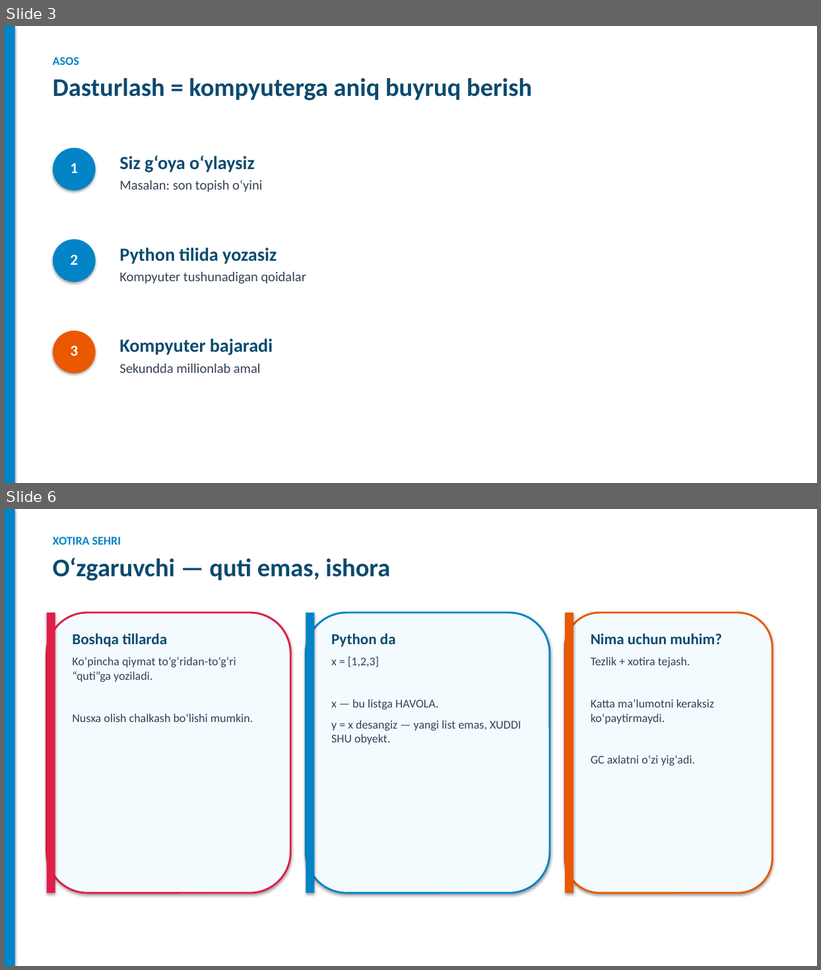
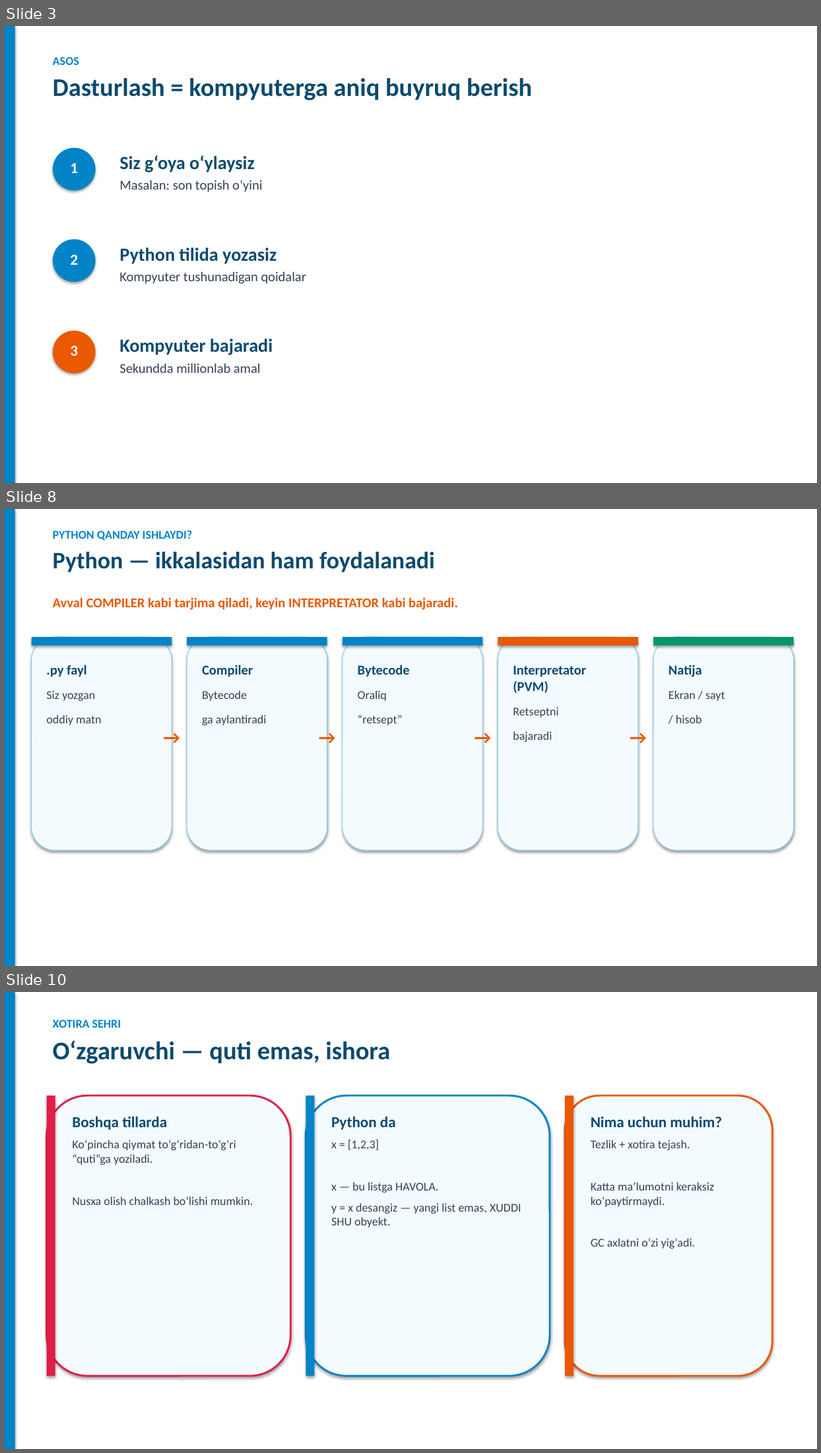
Before and after one commit to DilshodZokirov/bgalaxy-app, a slide deck: python-prezentatsiya/Python-Django-Yorqin.pptx. Shown one above the other, each under a label of ours: slides 3 and 6 before the commit, slides 3, 8 and 10 after it; the slides between them are not shown. The pictures are 821x970 and 821x1453 pixels, drawn with LibreOffice and Linux fonts; fonts in the diff are those of the drawing. Boxes give left, top, right and bottom in pixels: in the first picture for what was removed or moved away, otherwise in the second. Text is boxed around its words. In the diff, an @@ line names an element or a change of style, - is before the commit and + after.

```diff
--- a/python-prezentatsiya/Python-Django-Yorqin.pptx
+++ b/python-prezentatsiya/Python-Django-Yorqin.pptx
@@ slide 8 added at (4, 509, 817, 966), background #FFFFFF @@
@@ rectangle added at (4, 509, 15, 966), fill #0284C7 @@
@@ text added at (53, 530, 435, 572), 28 pt, text #0C4A6E, bold @@
+PYTHON QANDAY ISHLAYDI?
+Python — ikkalasidan ham foydalanadi
@@ text added at (53, 597, 458, 610), 16 pt, text #EA5800, bold @@
+Avval COMPILER kabi tarjima qiladi, keyin INTERPRETATOR kabi bajaradi.
@@ rounded rectangle added at (32, 637, 172, 851), fill #F4FBFF, outline #7DD3FC 0.75 pt @@
@@ rectangle added at (32, 637, 172, 646), fill #0284C7 @@
@@ rounded rectangle added at (187, 637, 327, 851), fill #F4FBFF, outline #7DD3FC 0.75 pt @@
@@ rectangle added at (187, 637, 327, 646), fill #0284C7 @@
@@ rounded rectangle added at (343, 637, 483, 851), fill #F4FBFF, outline #7DD3FC 0.75 pt @@
@@ rectangle added at (343, 637, 483, 646), fill #0284C7 @@
@@ rounded rectangle added at (498, 637, 638, 851), fill #F4FBFF, outline #7DD3FC 0.75 pt @@
@@ rectangle added at (498, 637, 638, 646), fill #EA5800 @@
@@ rounded rectangle added at (653, 637, 794, 851), fill #F4FBFF, outline #7DD3FC 0.75 pt @@
@@ rectangle added at (653, 637, 794, 646), fill #059669 @@
@@ text added at (46, 665, 101, 725), 14 pt, text #334155 @@
+.py fayl
+Siz yozgan
+oddiy matn
@@ text added at (202, 665, 267, 725), 14 pt, text #334155 @@
+Compiler
+Bytecode
+ga aylantiradi
@@ text added at (358, 665, 410, 725), 14 pt, text #334155 @@
+Bytecode
+Oraliq
+“retsept”
@@ text added at (513, 665, 586, 742), 16 pt, text #0C4A6E, bold @@
+Interpretator
+(PVM)
+Retseptni
+bajaradi
@@ text added at (669, 665, 725, 723), 14 pt, text #334155 @@
+Natija
+Ekran / sayt
+/ hisob
@@ text added at (156, 722, 187, 747), 22 pt, text #EA5800, bold @@
+→
@@ text added at (312, 722, 343, 747), 22 pt, text #EA5800, bold @@
+→
@@ text added at (467, 722, 498, 747), 22 pt, text #EA5800, bold @@
+→
@@ text added at (623, 722, 653, 747), 22 pt, text #EA5800, bold @@
+→
@@ what was slide 6 is now slide 10 @@
```
Also in this commit, not shown: 2 slides changed, 5 other slides added, 2 slides removed, 3 other files.
